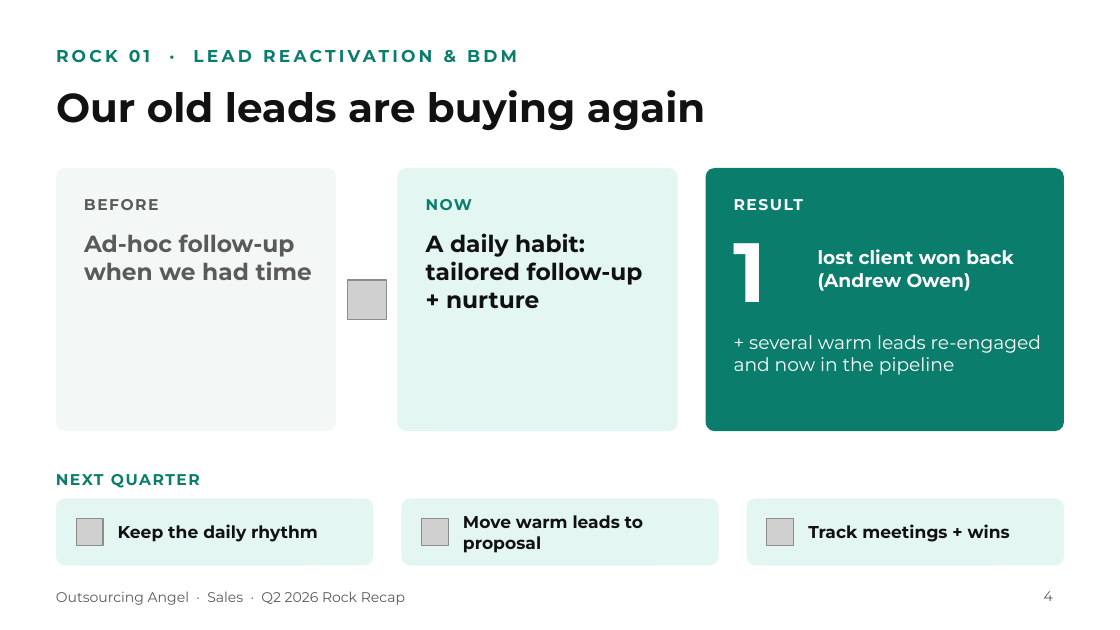
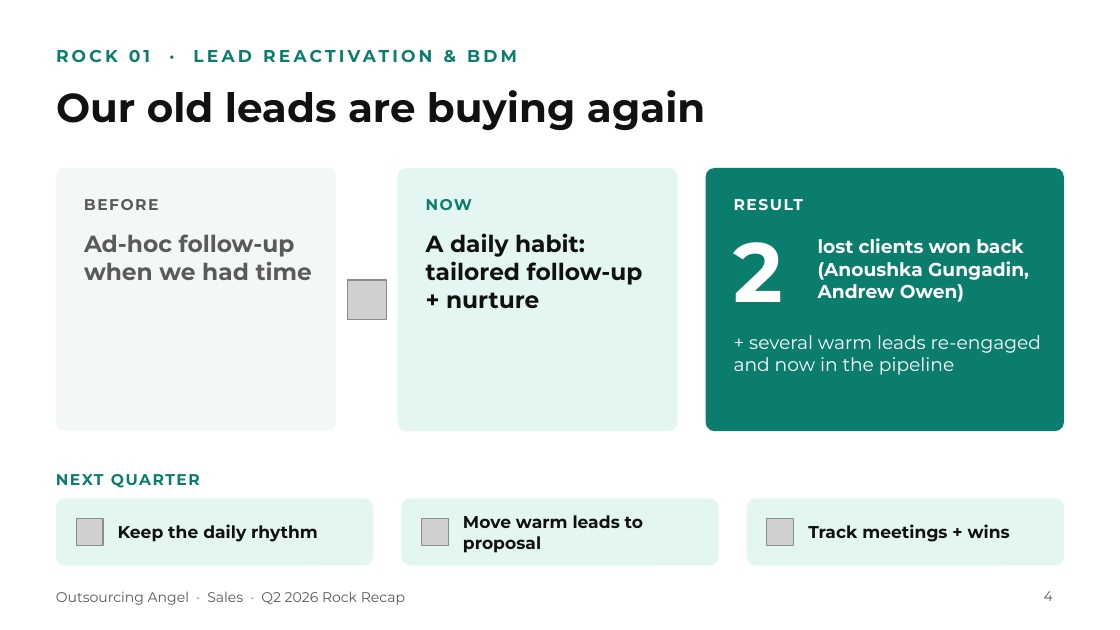
Before and after one commit to gail-gif/OA, a slide deck: slide 4 of OA_Q2_Sales_Rock_Recap_Refined.pptx. Drawn at 1120x630 pixels with LibreOffice and Linux fonts; fonts in the diff are those of the drawing; grey boxes stand for pictures. Boxes give left, top, right and bottom in pixels: in the first picture for what was removed or moved away, otherwise in the second. Text is boxed around its words. In the diff, an @@ line names an element or a change of style, - is before the commit and + after.

```diff
--- a/OA_Q2_Sales_Rock_Recap_Refined.pptx
+++ b/OA_Q2_Sales_Rock_Recap_Refined.pptx
@@ text at [818,238,1029,302]: text changed @@
-lost client won back (Andrew Owen)
+lost clients won back (Anoushka Gungadin, Andrew Owen)
@@ text at [734,242,784,302]: text changed @@
-1
+2
```
Also in this commit, not shown: 3 other slides changed, 4 slides added.
